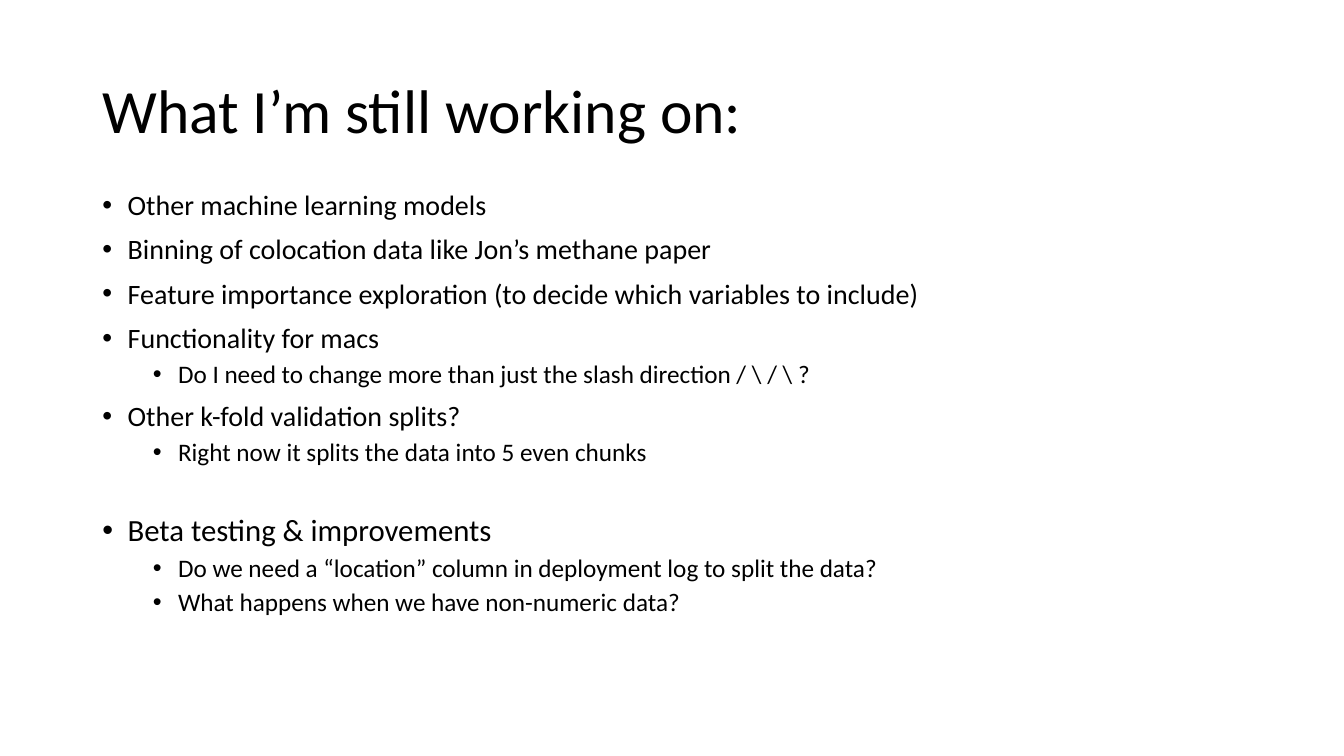
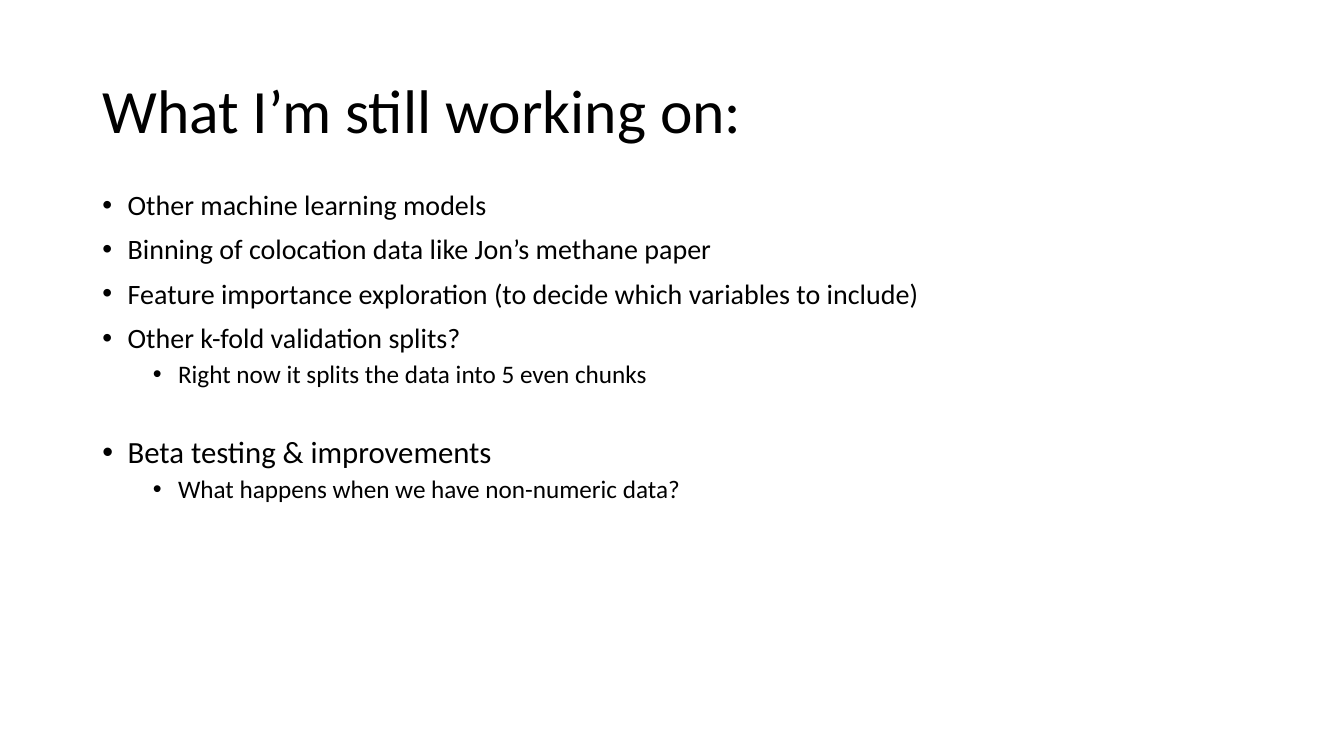
Before and after one commit to cafr1977/MPC_python, a slide deck: slide 5 of Python MPC.pptx. Drawn at 1344x756 pixels with LibreOffice and Linux fonts; fonts in the diff are those of the drawing. Boxes give left, top, right and bottom in pixels: in the first picture for what was removed or moved away, otherwise in the second. Text is boxed around its words. In the diff, an @@ line names an element or a change of style, - is before the commit and + after.

```diff
--- a/Python MPC.pptx
+++ b/Python MPC.pptx
@@ text at <box>128,328,731,388</box>: paragraphs removed @@
-• Functionality for macs
-  • Do I need to change more than just the slash direction / \ / \ ?
@@ text at <box>178,559,877,582</box>: paragraph removed @@
-  • Do we need a “location” column in deployment log to split the data?
```
Also in this commit, not shown: 7 other slides changed, 7 slides added, 3 other files.
